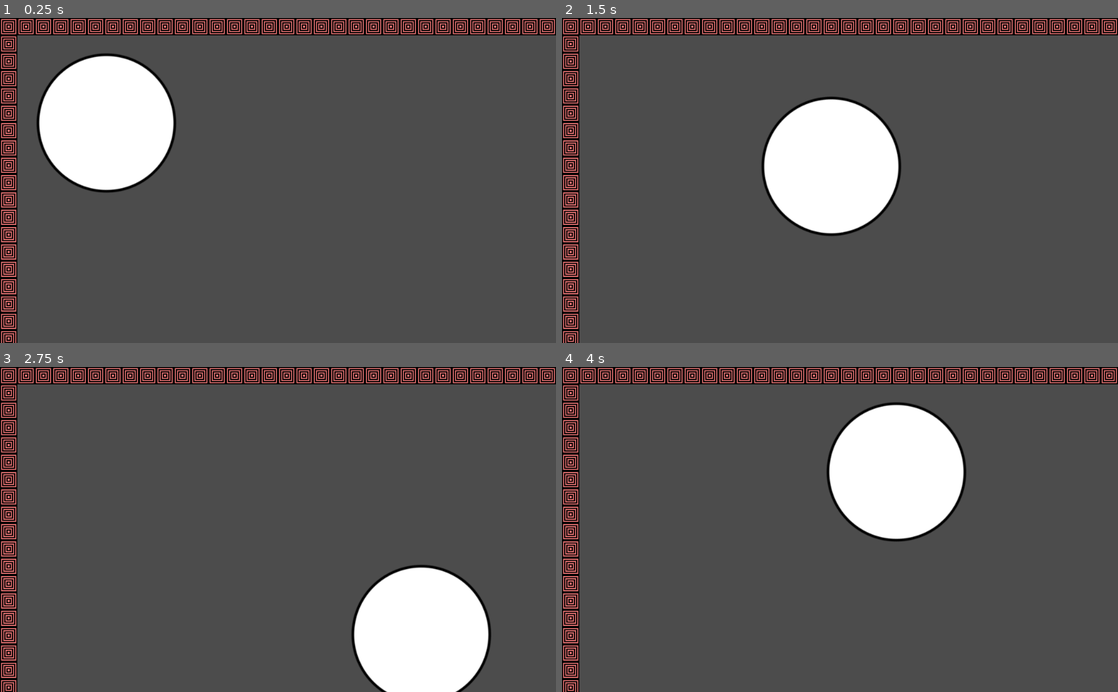
Above: before the commit, frames 1-4 (two rows, left to right).
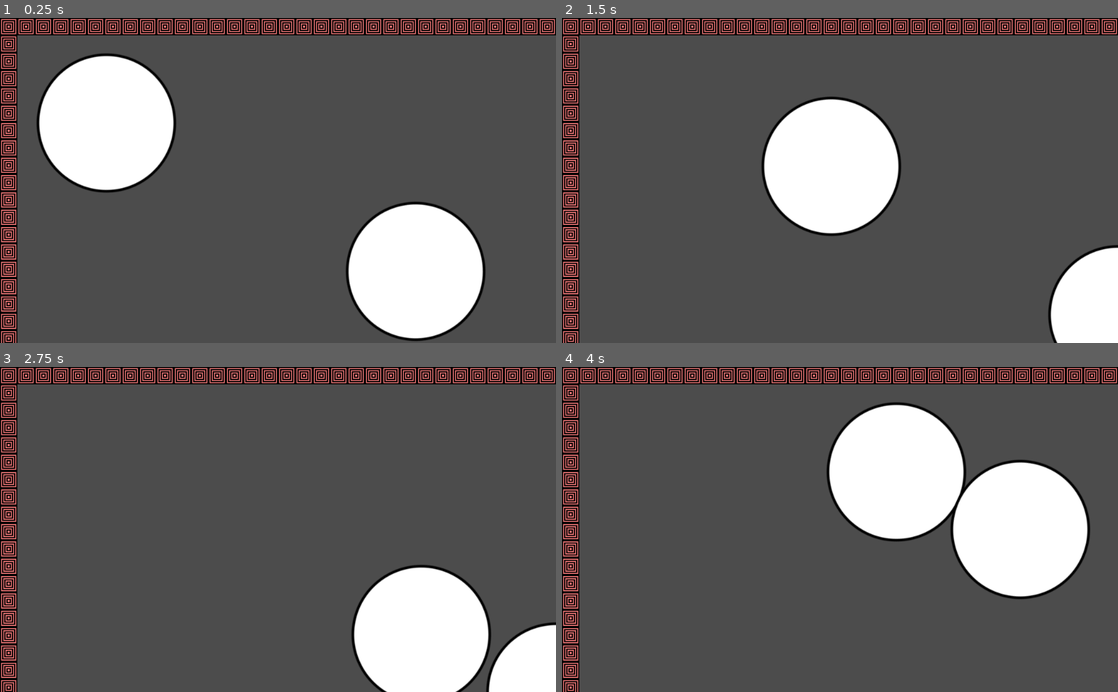
Above: after the commit, the same moments.

Repository: cuppajoeman/frag-x-
Game: Godot game, scene res://Main.tscn
Two runs of this game, one before a commit and one after it. Both use one fixed random seed, a clock stepped at 60 frames per second and the inputs below.
Inputs (mouse positions are in pixels of both pictures, inside the frame that each line leads up to):
- Up to frame 1 (0.25 s): no input
- Up to frame 2 (1.5 s): tap Enter at 0.5 s; move the mouse to (962, 164) at 0.52 s; press the mouse at (962, 164) at 0.53 s; hold D (move_right) 0.53-1.28 s; move the mouse to (728, 196) at 1.27 s; release the mouse at (728, 196) at 1.28 s; hold S (move_down) from 1.28 s (still down); click (728, 196) at 1.35 s
- Up to frame 3 (2.75 s): move the mouse to (333, 458) at 2.02 s; release S (move_down) at 2.03 s; press the mouse at (333, 458) at 2.03 s; hold D (move_right) from 2.03 s (still down)
- Up to frame 4 (4 s): move the mouse to (812, 594) at 2.77 s; release D (move_right) at 2.78 s; release the mouse at (812, 594) at 2.78 s; hold W (move_up) 2.78-3.53 s; click (812, 594) at 2.85 s; move the mouse to (1006, 578) at 3.52 s; press the mouse at (1006, 578) at 3.53 s; hold A (move_left) from 3.53 s (still down)

The runs differ from the first frame. In frame 1, 8.4% of the frame differs, in the area x 62-88%, y 56-100%; in frame 2, 3.2%; in frame 3, 2.1%; in frame 4, 8.4%.

Commit message:
get hitscan to work!!

Diff:
--- a/Main.tscn
+++ b/Main.tscn
@@ -9,3 +9,6 @@
 position = Vector2( 195.96, 193.798 )
 
 [node name="Map" parent="." instance=ExtResource( 2 )]
+
+[node name="Player2" parent="." instance=ExtResource( 1 )]
+position = Vector2( 765.519, 467.707 )
--- a/Player.gd
+++ b/Player.gd
@@ -1,16 +1,29 @@
 extends Area2D
 
 export var speed = 400
+export var points = 0
+# set the starting weapon
+var current_weapon = load("res://railGun.tscn").instance()
 var screen_size
 
-onready var raycast = $shot_ray
-# Declare member variables here. Examples:
-# var a = 2
-# var b = "text"
+enum Weapons {
+	# HitScan
+	railGun,
+	lightningGun,
+	shotGun,
+	# Projectile
+	rocketLauncher,
+	grendeLauncher,
+	# Melee
+	axe
+}
+
 
 # Called when the node enters the scene tree for the first time.
 func _ready():
 	screen_size = get_viewport_rect().size
+	# Set the initial weapon
+	add_child(current_weapon)
 
 # Called every frame. 'delta' is the elapsed time since the previous frame.
 func _process(delta):
@@ -36,3 +49,15 @@
 	# The Aiming
 	var look_vec = get_global_mouse_position() - global_position
 	global_rotation = atan2(look_vec.y, look_vec.x)
+
+func set_weapon(weapon):
+    var old_weapon = current_weapon
+    remove_child(old_weapon)
+    old_weapon.queue_free()
+    match weapon:
+        Weapons.railGun:
+            current_weapon = load("res://railGun.tscn").instance()
+    add_child(current_weapon)
+
+func increase_points(num_points):
+	self.points += num_points
--- a/Player.tscn
+++ b/Player.tscn
@@ -18,7 +18,3 @@
 
 [node name="CollisionShape2D" type="CollisionShape2D" parent="."]
 shape = SubResource( 1 )
-
-[node name="shot_ray" type="RayCast2D" parent="."]
-enabled = true
-cast_to = Vector2( 10000, 0 )
--- /dev/null
+++ b/RayCast2D.gd
@@ -0,0 +1,19 @@
+extends "res://hitscanWeapon.gd"
+
+
+# Called when the node enters the scene tree for the first time.
+func _ready():
+	pass # Replace with function body.
+
+func _input(event):
+	if event.is_action_pressed("shoot"):
+		if self.is_colliding():
+			var collider = get_collider()
+			print(collider.name)
+			if collider.name == "Player":
+				collider.increase_points(self.points)
+				print("hit")
+
+# Called every frame. 'delta' is the elapsed time since the previous frame.
+#func _process(delta):
+#	pass
--- /dev/null
+++ b/hitscanWeapon.gd
@@ -0,0 +1,17 @@
+class_name hitscanWeapon
+
+extends RayCast2D
+
+# delay between shots
+export var fire_delay: float
+# Points earned per shot
+export var points: int
+
+
+# Called when the node enters the scene tree for the first time.
+func _ready():
+	pass # Replace with function body.
+
+# Called every frame. 'delta' is the elapsed time since the previous frame.
+#func _process(delta):
+#	pass
--- /dev/null
+++ b/hitscanWeapon.tscn
@@ -0,0 +1,8 @@
+[gd_scene load_steps=2 format=2]
+
+[ext_resource path="res://hitscanWeapon.gd" type="Script" id=1]
+
+[node name="RayCast2D" type="RayCast2D"]
+enabled = true
+collide_with_areas = true
+script = ExtResource( 1 )
--- a/project.godot
+++ b/project.godot
@@ -8,9 +8,14 @@
 
 config_version=4
 
-_global_script_classes=[  ]
+_global_script_classes=[ {
+"base": "RayCast2D",
+"class": "hitscanWeapon",
+"language": "GDScript",
+"path": "res://hitscanWeapon.gd"
+} ]
 _global_script_class_icons={
-
+"hitscanWeapon": ""
 }
 
 [application]
--- /dev/null
+++ b/railGun.tscn
@@ -0,0 +1,10 @@
+[gd_scene load_steps=2 format=2]
+
+[ext_resource path="res://RayCast2D.gd" type="Script" id=1]
+
+[node name="rail_gun_ray" type="RayCast2D"]
+enabled = true
+cast_to = Vector2( 10000, 0 )
+collide_with_areas = true
+script = ExtResource( 1 )
+points = 100
Not shown, added: .gitignore
